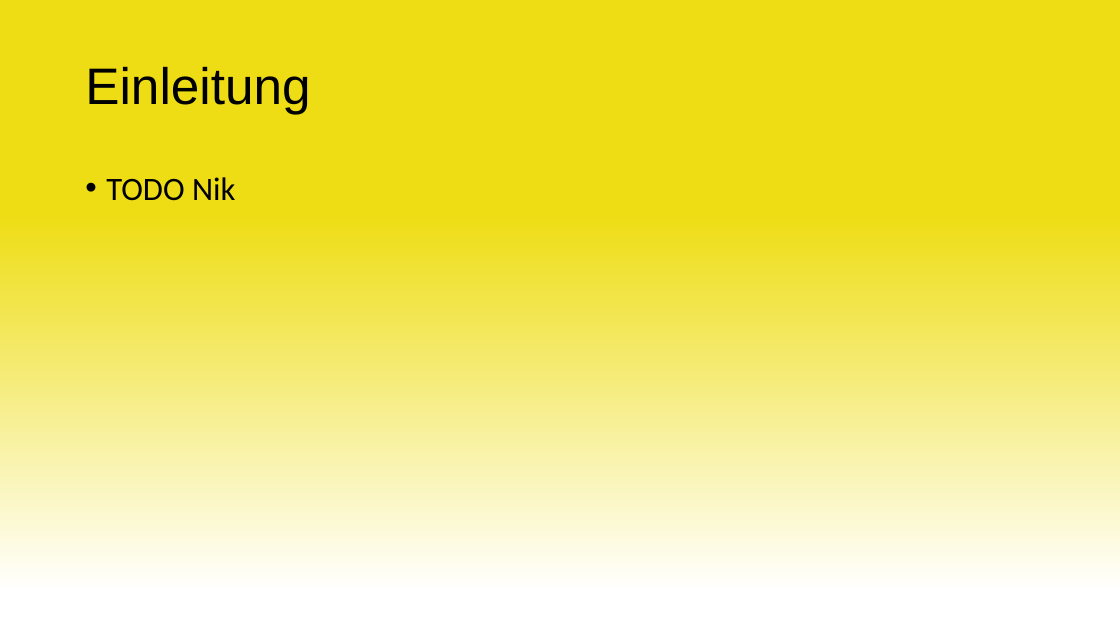
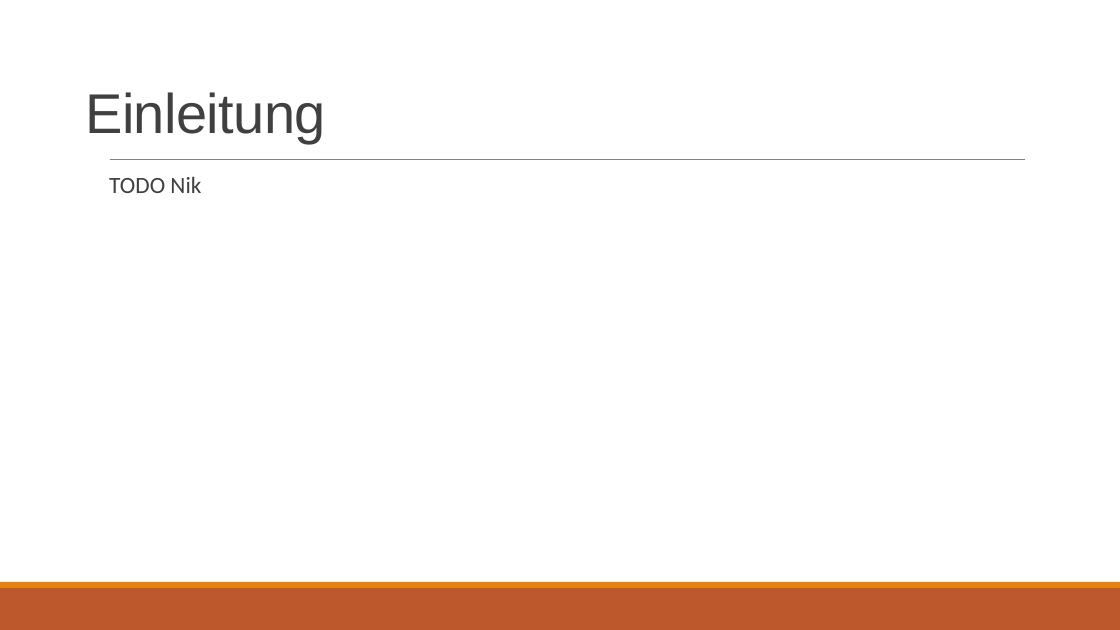
Before and after one commit to Swissmade41/EMI-Filter, a slide deck: slide 3 of Präsentation/Zwischenpräsentation.pptx. Drawn at 1120x630 pixels with LibreOffice and Linux fonts; fonts in the diff are those of the drawing. Boxes give left, top, right and bottom in pixels: in the first picture for what was removed or moved away, otherwise in the second. Text is boxed around its words. In the diff, an @@ line names an element or a change of style, - is before the commit and + after.

Commit message:
Update Zwischenpräsentation.pptx
Design angepasst
Präsi umstrukturiert

```diff
--- a/Präsentation/Zwischenpräsentation.pptx
+++ b/Präsentation/Zwischenpräsentation.pptx
@@ background gradient #FFFFFF to #EEDD14 to #FFFFFF @@
@@ title "Einleitung" at box(85, 92, 326, 142): size 44 to 48 pt, text colour #000000 to #404040, letter spacing 0 to -0.5 pt; line spacing 0.9 to 0.85; vertical alignment middle to bottom @@
@@ text "TODO Nik" at box(109, 177, 201, 193): size 28 to 20 pt, text colour #000000 to #404040; bullet • to  ; more space between paragraphs @@
@@ line added from (110, 160) to (1026, 160), #808080 0.5 pt @@
@@ rectangle added at box(0, 588, 1120, 630), fill #BD582C @@
@@ rectangle added at box(0, 582, 1120, 588), fill #E48312 @@
```
Also in this commit, not shown: 10 other slides changed, 5 slides added, 8 slides removed.
